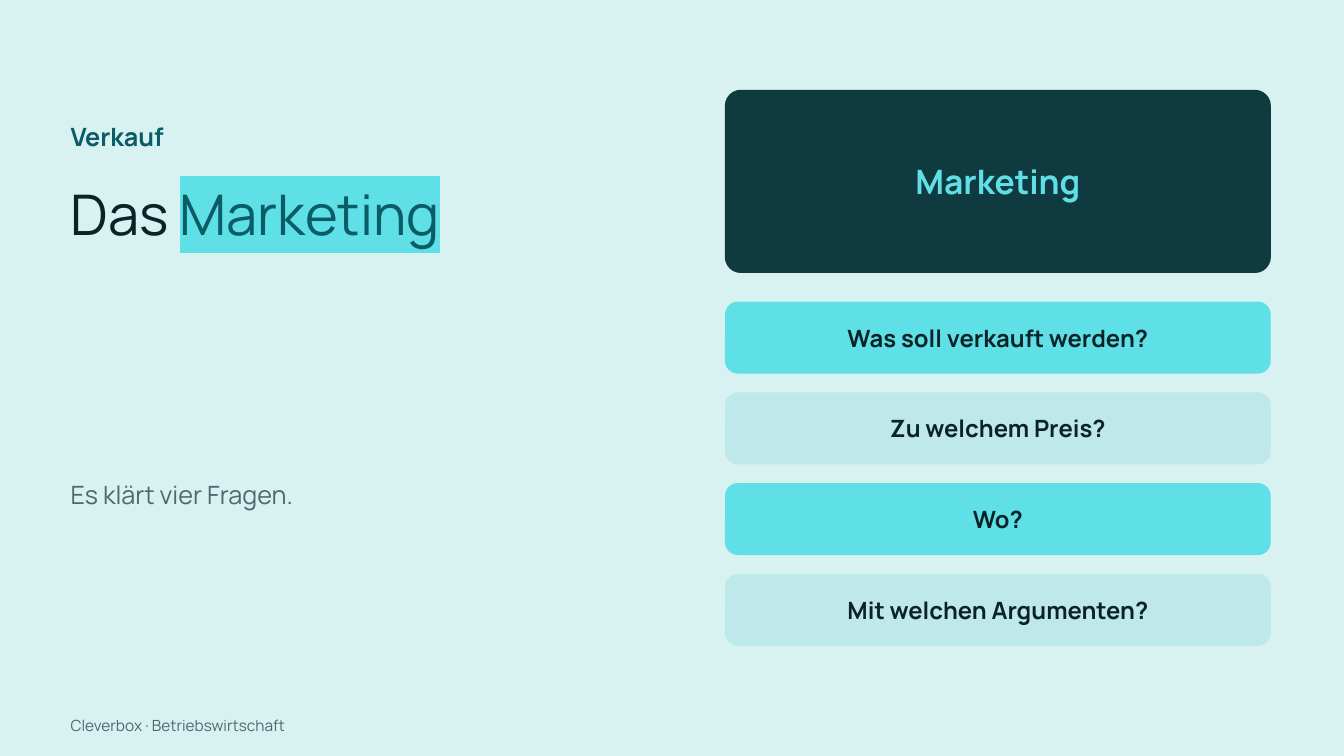
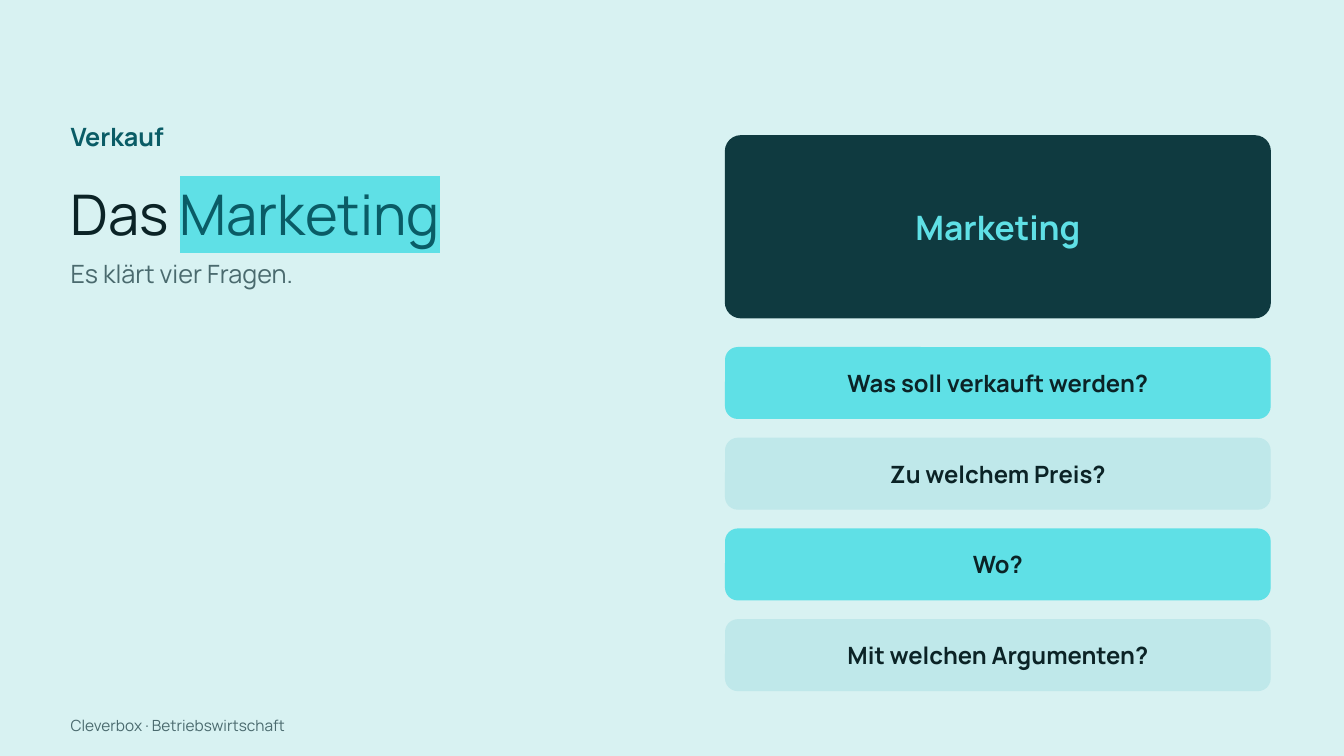
Before and after one commit to arminheske/claudecloud, a slide deck: slide 17 of videoslides/cleverbox-abwicklung-kauf-slides.pptx. Drawn at 1344x756 pixels with LibreOffice and Linux fonts; fonts in the diff are those of the drawing. Boxes give left, top, right and bottom in pixels: in the first picture for what was removed or moved away, otherwise in the second. Text is boxed around its words. In the diff, an @@ line names an element or a change of style, - is before the commit and + after.

```diff
--- a/videoslides/cleverbox-abwicklung-kauf-slides.pptx
+++ b/videoslides/cleverbox-abwicklung-kauf-slides.pptx
@@ text "Es klärt vier Fragen.": place and size @@
-text "Es klärt vier Fragen." at [71,485,293,511]
+text "Es klärt vier Fragen." at [71,264,293,289]
@@ 5 texts, 5 rounded rectangles: place and size @@
-5 texts, 5 rounded rectangles at [726,91,1270,645]
+5 texts, 5 rounded rectangles at [726,136,1270,691]
```
Also in this commit, not shown: 61 other slides changed, 1 other file.
